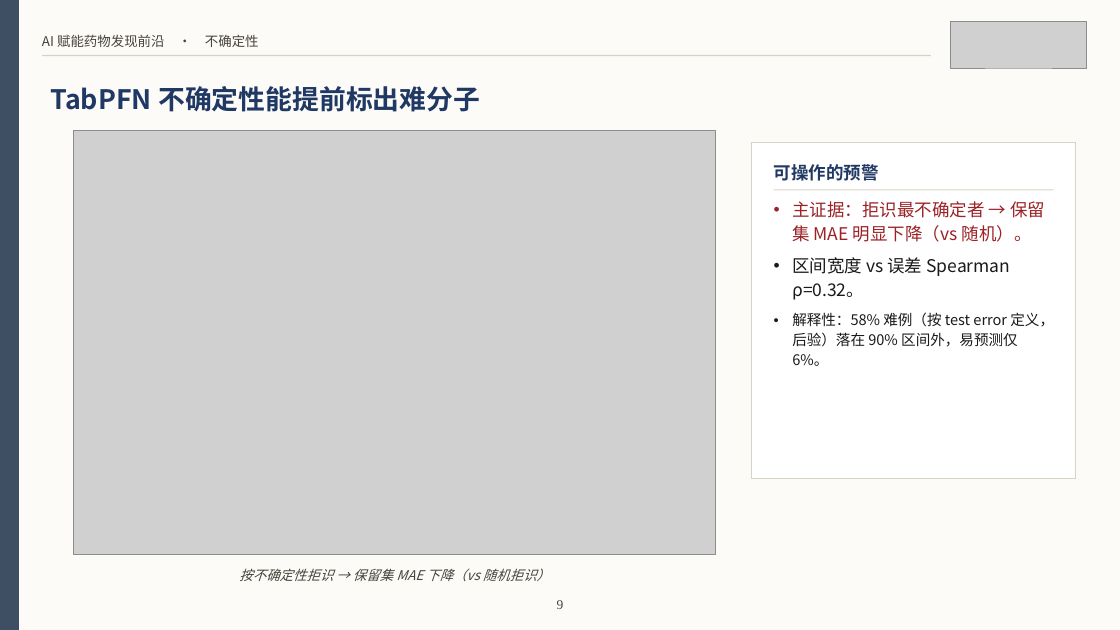
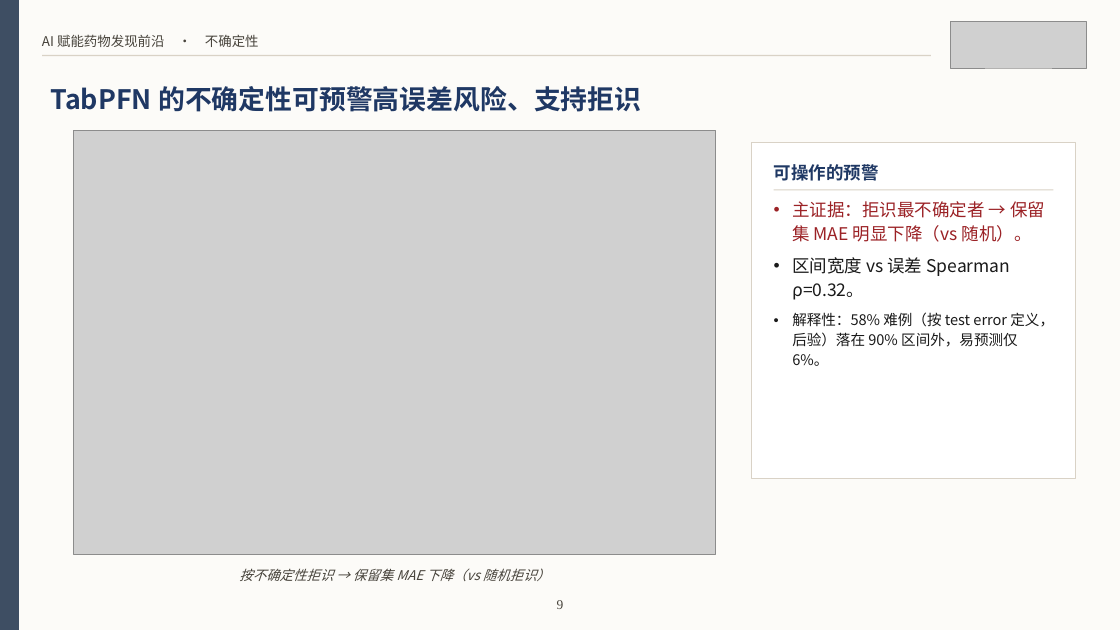
Before and after one commit to Smugpigeon/molecular-conformal-benchmark, a slide deck: slide 10 of report/课程汇报_BACE.pptx. Drawn at 1120x630 pixels with LibreOffice and Linux fonts; fonts in the diff are those of the drawing; grey boxes stand for pictures. Boxes give left, top, right and bottom in pixels: in the first picture for what was removed or moved away, otherwise in the second. Text is boxed around its words. In the diff, an @@ line names an element or a change of style, - is before the commit and + after.

```diff
--- a/report/课程汇报_BACE.pptx
+++ b/report/课程汇报_BACE.pptx
@@ text at [50,86,641,112]: text changed @@
-TabPFN 不确定性能提前标出难分子
+TabPFN 的不确定性可预警高误差风险、支持拒识
```
Also in this commit, not shown: 3 other slides changed, 5 other files.
